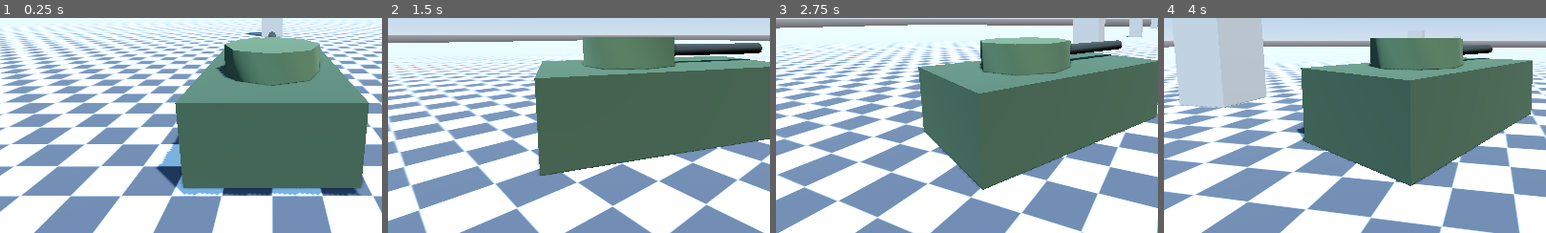
Above: before the commit, frames 1-4 (left to right).
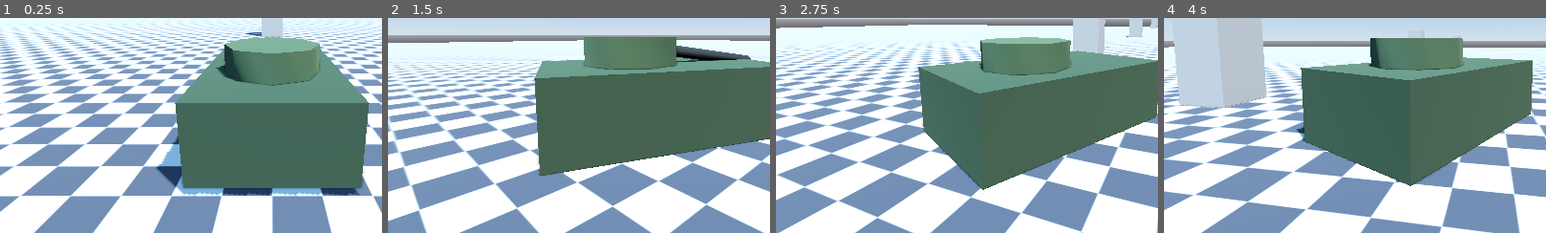
Above: after the commit, the same moments.

Repository: havekes/hull-down
Game: Godot game, scene res://scenes/TestArena.tscn
The game is run twice, just before and just after one commit, with the same random seed, the same clock (stepped at 60 frames per second) and the same inputs.
Inputs (mouse positions are % of the whole screen's width and height, from its top left):
- Up to frame 1 (0.25 s): no input
- Up to frame 2 (1.5 s): tap Enter at 0.5 s; move the mouse to (72, 45) at 0.52 s; hold D (tank_right) 0.53-1.28 s; hold Mouse wheel up (camera_zoom_in) 0.53-1.28 s; click (72, 45) at 0.67 s; move the mouse to (45, 50) at 1.27 s; hold W (tank_forward) from 1.28 s (still down); tap Mouse wheel down (camera_zoom_out) at 1.35 s
- Up to frame 3 (2.75 s): keep holding W (tank_forward); move the mouse to (52, 48) at 2.02 s; click (52, 48) at 2.1 s
- Up to frame 4 (4 s): keep holding W (tank_forward); move the mouse to (49, 52) at 2.77 s; tap Mouse wheel up (camera_zoom_in) at 2.85 s; click (49, 52) at 2.92 s; move the mouse to (57, 51) at 3.52 s; hold Mouse wheel down (camera_zoom_out) from 3.53 s (still down)
The pictures show only the part of the screen within x 14-64%, y 38-88%; the shares and areas given below are measured in that part.

The runs differ from the first frame. In frame 1, less than 0.1% of the frame differs, in the area x 70-73%, y 6-9%; in frame 2, 1.7%, in the area x 51-98%, y 8-24%; in frame 3, 0.8%; in frame 4, 0.4%.

Commit message:
TANK-03: Add decoupled turret traverse & gun elevation

Diff:
--- a/scenes/TankBase.tscn
+++ b/scenes/TankBase.tscn
@@ -1,7 +1,8 @@
-[gd_scene load_steps=7 format=3]
+[gd_scene load_steps=8 format=3]
 
 [ext_resource type="Script" uid="uid://fk002rk62gah" path="res://scripts/TankController.gd" id="1_tank"]
 [ext_resource type="Script" uid="uid://6qml6u271nqw" path="res://scripts/controllers/camera_chase.gd" id="2_camera"]
+[ext_resource type="Script" uid="uid://b7whrad3gbmvj" path="res://scripts/TurretController.gd" id="3_turret"]
 
 [sub_resource type="BoxShape3D" id="BoxShape3D_hull"]
 size = Vector3(3.5, 1.8, 6)
@@ -39,6 +40,9 @@
 transform = Transform3D(1, 0, 0, 0, 1, 0, 0, 0, 1, 1.5, 0.05, 2.6)
 target_position = Vector3(0, -1.5, 0)
 
+[node name="TurretController" type="Node3D" parent="."]
+script = ExtResource("3_turret")
+
 [node name="Hull" type="Node3D" parent="."]
 
 [node name="HullMesh" type="CSGBox3D" parent="Hull"]
--- /dev/null
+++ b/scripts/TurretController.gd
@@ -0,0 +1,112 @@
+extends Node3D
+## TANK-03 decoupled turret traverse and gun elevation controller.
+##
+## Every physics frame this reads the chase camera's screen-centre ray to resolve
+## a world-space [member target_aim_point], then drives [b]TurretMount[/b] yaw and
+## [b]GunMount[/b] pitch toward that point at fixed angular speeds. The desired
+## angles are computed in each mount's parent-local frame, so the turret
+## automatically compensates while the driver steers the hull and keeps the
+## crosshair on a fixed world point.
+##
+## The aim ray is a code-side [PhysicsRayQueryParameters3D] query rather than a
+## [RayCast3D] node on purpose: TANK-02's [TankController] averages every direct
+## child [RayCast3D] into its floor normal, so adding a probe under the tank root
+## would corrupt hull orientation.
+##
+## Sign conventions (verified with a headless harness):
+## - Turret yaw: [code]TurretMount.rotation.y[/code] rotates the barrel's local
+##   -Z direction about the hull's up axis; [code]atan2(-x, -z)[/code] of the
+##   parent-local vector to the target yields the desired yaw.
+## - Gun pitch: positive [code]GunMount.rotation.x[/code] raises the barrel, so
+##   elevation is positive and depression is negative, matching the export names.
+
+## Fixed turret traverse rate toward the aim point (rad/s).
+@export var turret_traverse_speed: float = deg_to_rad(30.0)
+## Maximum upward gun pitch (rad).
+@export var max_elevation: float = deg_to_rad(20.0)
+## Maximum downward gun depression (rad).
+@export var max_depression: float = deg_to_rad(8.0)
+## Fixed gun elevation rate (rad/s).
+@export var gun_traverse_speed: float = deg_to_rad(25.0)
+## Distance (m) the aim ray falls back to when it hits no geometry.
+@export var aim_fallback_distance: float = 500.0
+## Physics collision layers the aim ray is allowed to hit.
+@export_flags_3d_physics var aim_collision_mask: int = 1
+
+# Node paths are relative to this controller node, which is a direct child of the
+# tank root (see scenes/TankBase.tscn).
+@onready var _turret_mount: Node3D = get_node("../Hull/TurretMount")
+@onready var _gun_mount: Node3D = get_node("../Hull/TurretMount/GunMount")
+@onready var _camera: Camera3D = get_node("../CameraPivot/Camera3D")
+
+## World-space point the camera crosshair is currently aimed at. When the ray
+## hits no geometry it lies [member aim_fallback_distance] metres along the ray.
+var target_aim_point: Vector3 = Vector3.ZERO
+
+# RIDs the aim ray ignores so it cannot hit the tank's own hull.
+var _exclude_rids: Array[RID] = []
+
+
+func _ready() -> void:
+	var body: CollisionObject3D = _find_body_collider()
+	if body != null:
+		_exclude_rids.append(body.get_rid())
+	target_aim_point = _camera.global_position \
+			+ -_camera.global_transform.basis.z * aim_fallback_distance
+
+
+func _physics_process(delta: float) -> void:
+	_update_target_aim_point()
+	_update_turret_yaw(delta)
+	_update_gun_pitch(delta)
+
+
+# Resolves where the camera centre ray lands this frame. Falls back to a far
+# point along the ray when the crosshair is against the sky or out of range.
+func _update_target_aim_point() -> void:
+	var screen_center: Vector2 = _camera.get_viewport().get_visible_rect().size * 0.5
+	var from: Vector3 = _camera.project_ray_origin(screen_center)
+	var direction: Vector3 = _camera.project_ray_normal(screen_center)
+	var to: Vector3 = from + direction * aim_fallback_distance
+
+	var query: PhysicsRayQueryParameters3D = PhysicsRayQueryParameters3D.create(
+			from, to, aim_collision_mask, _exclude_rids)
+	var hit: Dictionary = get_world_3d().direct_space_state.intersect_ray(query)
+	target_aim_point = to if hit.is_empty() else (hit.position as Vector3)
+
+
+# Slews TurretMount.rotation.y toward the parent-local bearing of the target,
+# taking the shortest arc and capped at turret_traverse_speed.
+func _update_turret_yaw(delta: float) -> void:
+	var hull: Node3D = _turret_mount.get_parent()
+	var local_target: Vector3 = hull.global_transform.affine_inverse() * target_aim_point
+	var to_target: Vector3 = local_target - _turret_mount.position
+	var target_yaw: float = atan2(-to_target.x, -to_target.z)
+	var next_yaw: float = rotate_toward(
+			_turret_mount.rotation.y, target_yaw, turret_traverse_speed * delta)
+	_turret_mount.rotation.y = wrapf(next_yaw, -PI, PI)
+
+
+# Slews GunMount.rotation.x toward the turret-local elevation of the target,
+# clamped between max_depression and max_elevation.
+func _update_gun_pitch(delta: float) -> void:
+	var turret: Node3D = _gun_mount.get_parent()
+	var local_target: Vector3 = turret.global_transform.affine_inverse() * target_aim_point
+	var to_target: Vector3 = local_target - _gun_mount.position
+	var horizontal_distance: float = sqrt(
+			to_target.x * to_target.x + to_target.z * to_target.z)
+	var target_pitch: float = clampf(
+			atan2(to_target.y, horizontal_distance), -max_depression, max_elevation)
+	_gun_mount.rotation.x = rotate_toward(
+			_gun_mount.rotation.x, target_pitch, gun_traverse_speed * delta)
+
+
+# Walks up the tree to the nearest collision object (the tank's CharacterBody3D)
+# so its body RID can be excluded from the aim ray.
+func _find_body_collider() -> CollisionObject3D:
+	var node: Node = get_parent()
+	while node != null:
+		if node is CollisionObject3D:
+			return node
+		node = node.get_parent()
+	return null
Not shown, added: scripts/TurretController.gd.uid
